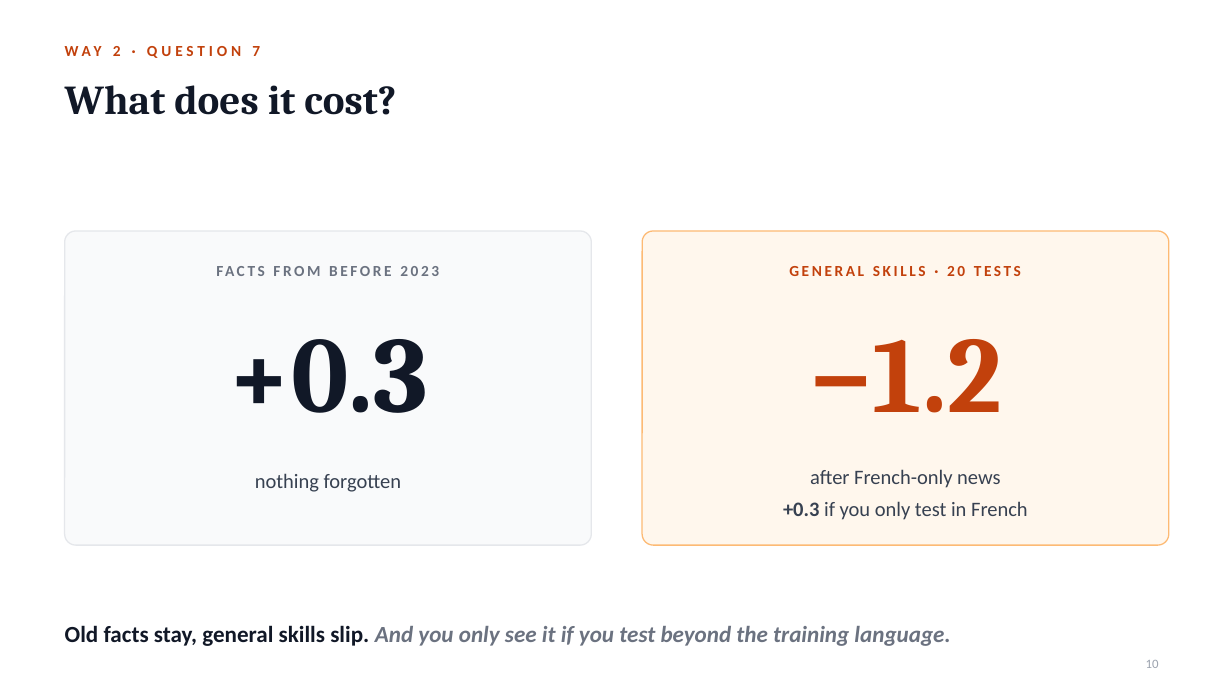
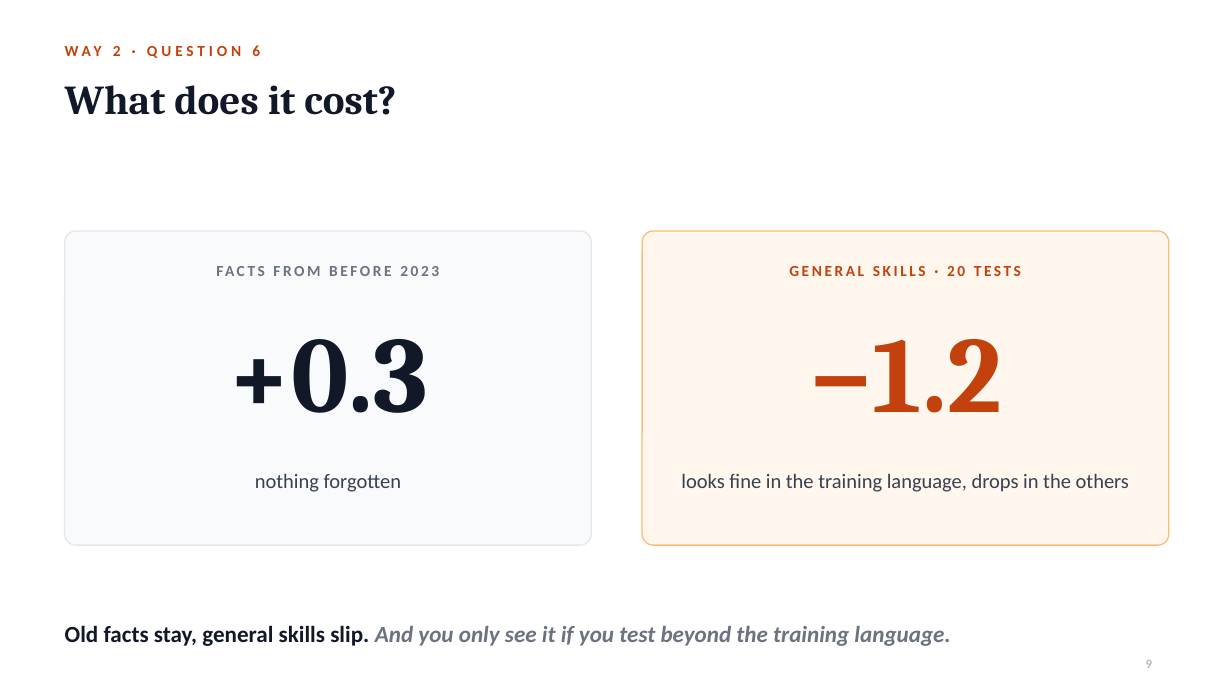
Before and after one commit to notagit3650/Claude_expo_repo_36501, a slide deck: slide 9 of slides/Retrain_or_teach.pptx (slide 10 before the commit). Drawn at 1232x693 pixels with LibreOffice and Linux fonts; fonts in the diff are those of the drawing. Boxes give left, top, right and bottom in pixels: in the first picture for what was removed or moved away, otherwise in the second. Text is boxed around its words. In the diff, an @@ line names an element or a change of style, - is before the commit and + after.

```diff
--- a/slides/Retrain_or_teach.pptx
+++ b/slides/Retrain_or_teach.pptx
@@ text at bbox=[65, 45, 260, 56]: text changed @@
-WAY 2 · QUESTION 7
+WAY 2 · QUESTION 6
@@ text at bbox=[681, 473, 1129, 492]: text changed @@
-after French-only news
+looks fine in the training language, drops in the others
@@ text removed at bbox=[783, 501, 1028, 520] @@
-+0.3 if you only test in French
@@ page number at bbox=[1146, 660, 1152, 668]: text changed @@
-10
+9
```
Also in this commit, not shown: 7 other slides changed, 2 slides removed, 2 other files.
